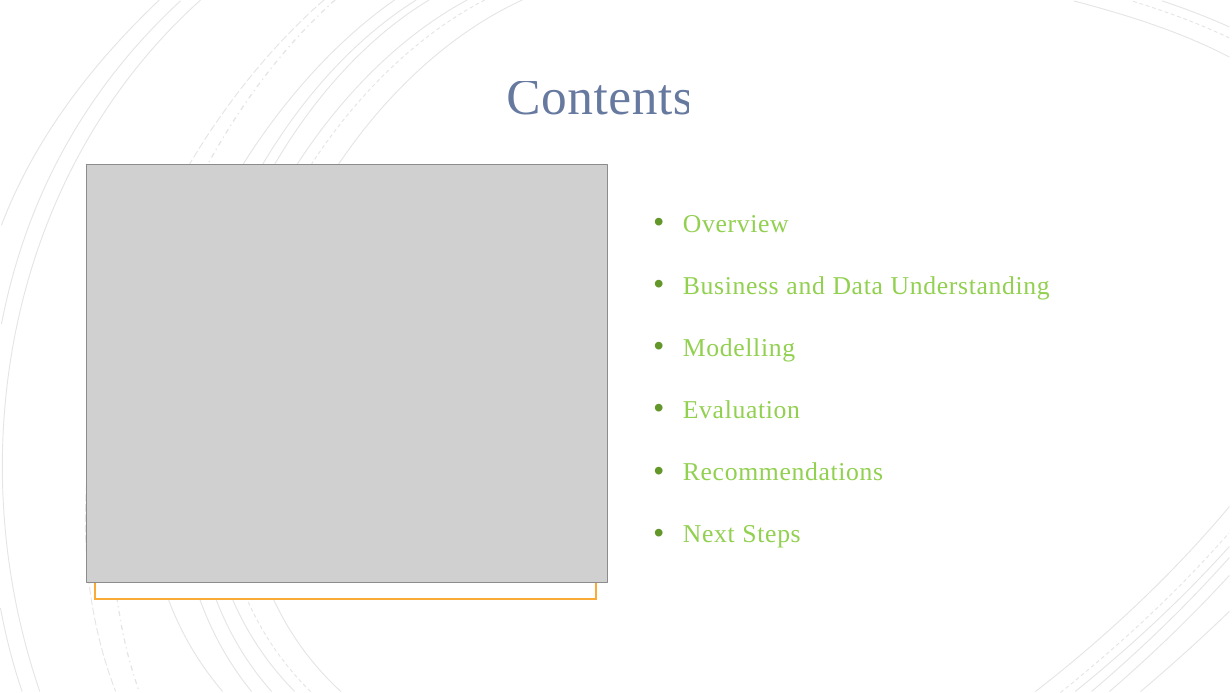
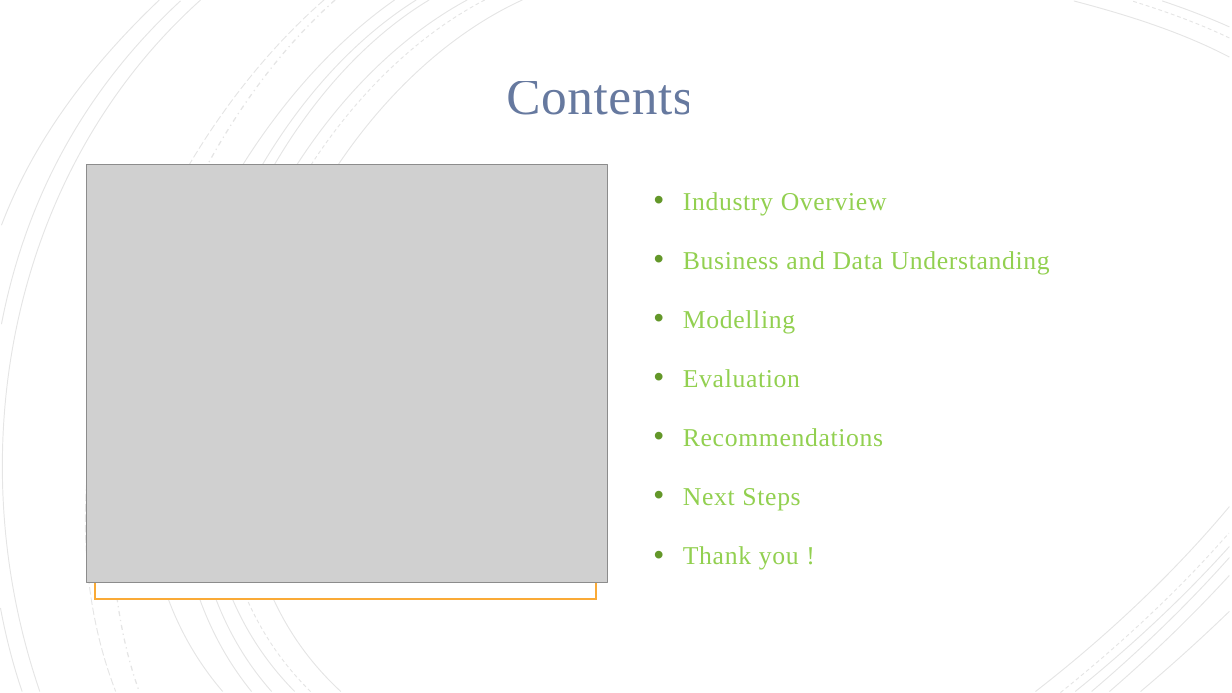
Before and after one commit to WambuiMunene/Phase-3-Project, a slide deck: slide 2 of Presentation.pptx. Drawn at 1232x693 pixels with LibreOffice and Linux fonts; fonts in the diff are those of the drawing; grey boxes stand for pictures. Boxes give left, top, right and bottom in pixels: in the first picture for what was removed or moved away, otherwise in the second. Text is boxed around its words. In the diff, an @@ line names an element or a change of style, - is before the commit and + after.

```diff
--- a/Presentation.pptx
+++ b/Presentation.pptx
@@ text at (683,192,887,215): text changed @@
-• Overview
+• Industry Overview
@@ text at (683,251,1050,511): line spacing 1.6 to 1.5 @@
@@ text at (683,546,799,570): paragraph added @@
+• Thank you !
```
Also in this commit, not shown: 8 other slides changed, 1 other file.
